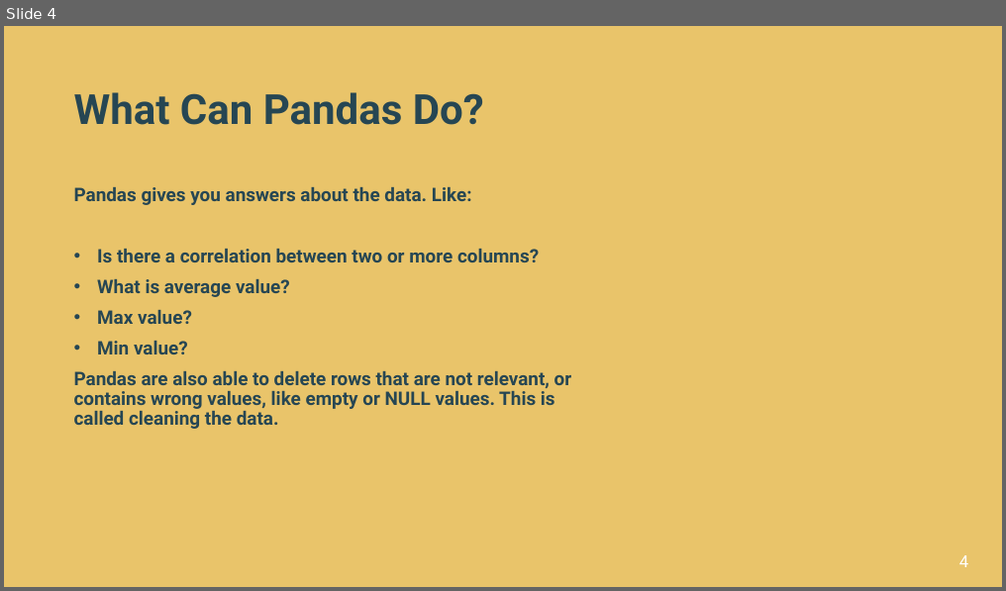
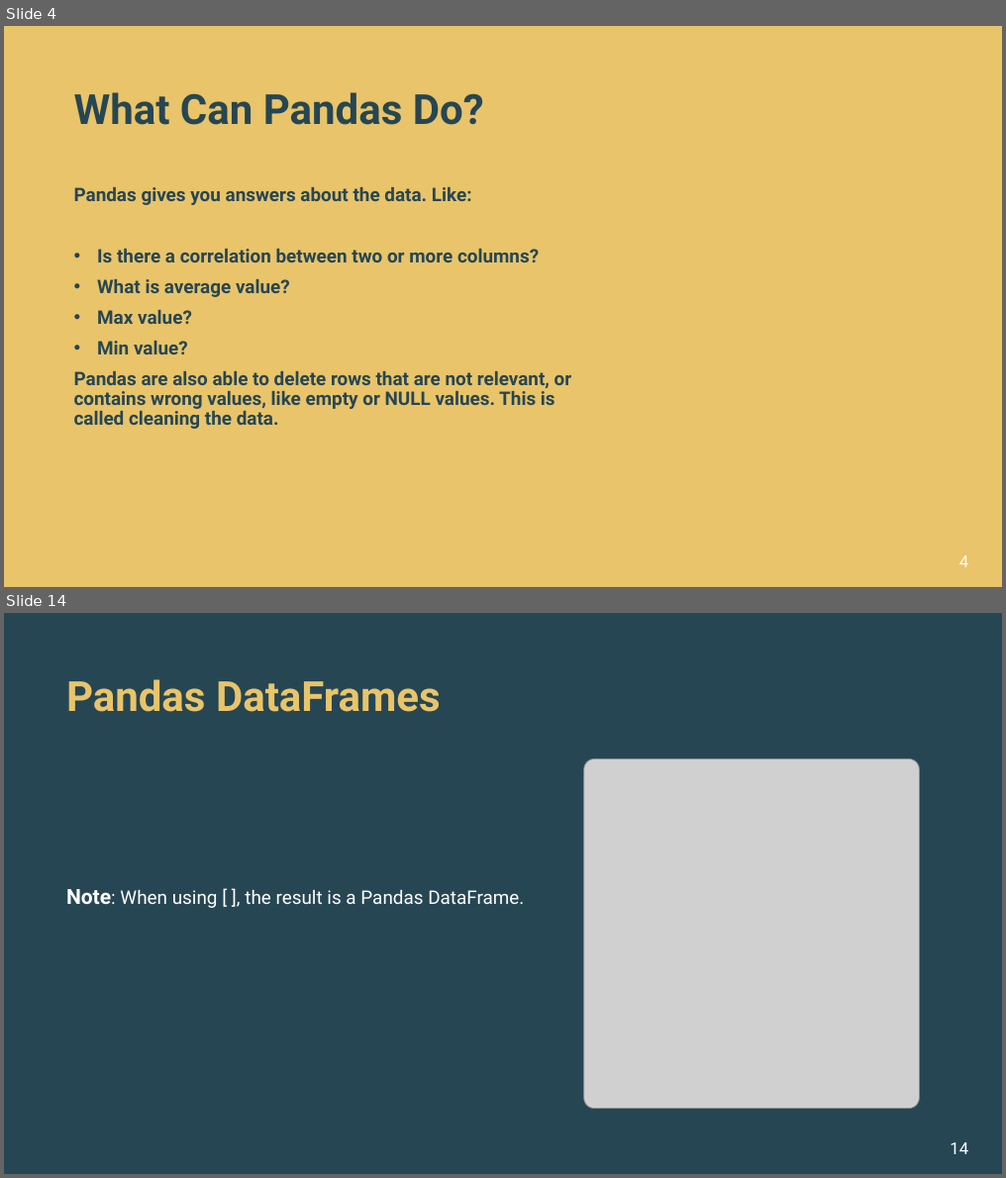
Before and after one commit to alishhde/PandasTutorial, a slide deck: Pandas Tutorials.pptx. Shown one above the other, each under a label of ours: slide 4 before the commit, slides 4 and 14 after it; the slides between them are not shown. The pictures are 1006x591 and 1006x1178 pixels, drawn with LibreOffice and Linux fonts; fonts in the diff are those of the drawing; grey boxes stand for pictures; background and template pictures are left out. Boxes give left, top, right and bottom in pixels: in the first picture for what was removed or moved away, otherwise in the second. Text is boxed around its words. In the diff, an @@ line names an element or a change of style, - is before the commit and + after.

```diff
--- a/Pandas Tutorials.pptx
+++ b/Pandas Tutorials.pptx
@@ slide 14 added at [4, 613, 1002, 1174], background #264653 @@
@@ title added at [66, 679, 441, 712], 40 pt, text #E9C46A, bold @@
+Pandas DataFrames
@@ picture added at [584, 759, 920, 1109] @@
@@ text added at [66, 889, 524, 908], 18 pt, text #FFFFFF @@
+Note: When using [ ], the result is a Pandas DataFrame.
@@ page number added at [949, 1143, 968, 1155], 16 pt, text #FFFFFF @@
+14
```
Also in this commit, not shown: 13 slides changed, 34 other slides added, 11 other files.
